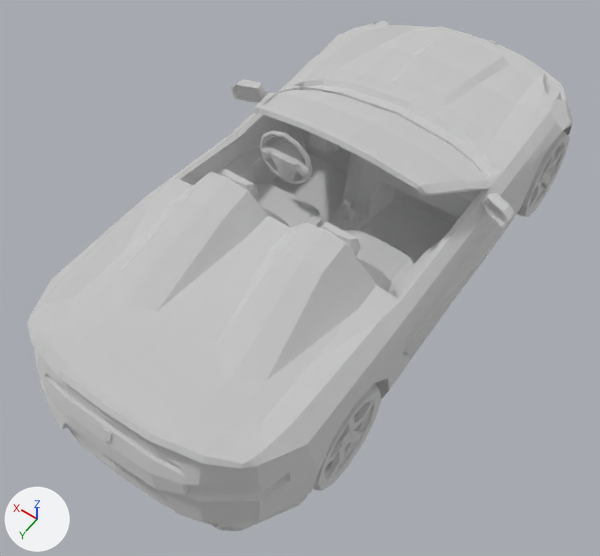
Two versions of the glTF model public/models/cars/synty-convertible.glb, one commit apart.
One viewpoint serves both versions: a camera (50 mm lens) standing at (-2.26, 3.79, 5.32) and looking at (0.0, 0.63, 0.35). The lights are fixed; the arrows at lower left show +X, +Y and +Z. The first picture is the older version. Vertices at exactly the same position are counted once.

In view in the first picture: 'Body', 'FrontRightWheel', 'Glass', 'Interior_Steering', 'RearRightWheel'.
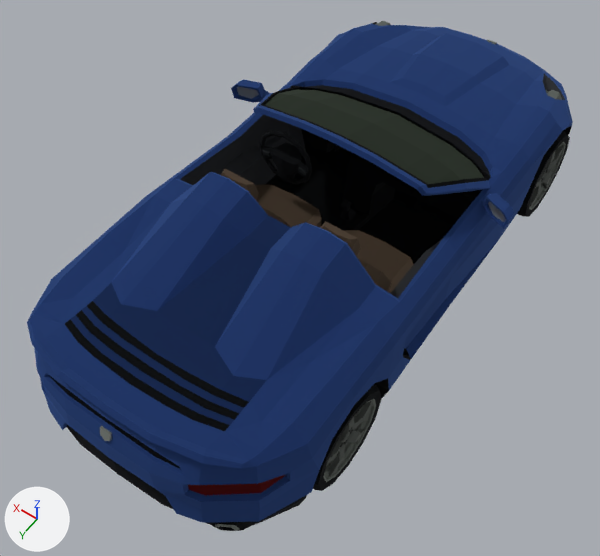
Boxes [x1, y1, x2, y2] around the edits, measured in the pictures (600 x 556 px):
'Body', recoloured (darker): [27, 21, 573, 531] in both
'Glass', recoloured (darker): [265, 90, 484, 184] in both
'RearRightWheel', recoloured (darker): [313, 384, 382, 491] in both
'Interior_Steering', recoloured (darker): [260, 130, 312, 185] in both
'FrontRightWheel', recoloured (darker): [517, 130, 570, 217] in both

Edits to the bpy script that builds the scene:
```text
Change mat_white:
    add n2 = _N.new('ShaderNodeMix'); n2.name = 'Mix'
    add n2.data_type = 'RGBA'
    add n2.blend_type = 'MULTIPLY'
    add n2.inputs[0].default_value = 1.0  # 'Factor'
    add n2.inputs[7].default_value = (0.8, 0.8, 0.8, 1.0)  # 'B', white #e7e7e7
    add n3 = _N.new('ShaderNodeVertexColor'); n3.name = 'Color Attribute'
    where n0 = _N.new('ShaderNodeBsdfPrincipled'); n0.name = 'Principled BSDF'
    add _L.new(n2.outputs[2], n0.inputs[0])  # 'Result' to 'Base Color'
    add _L.new(n3.outputs[0], n2.inputs[6])  # 'Color' to 'A'
Change mat_grey:
    add n2 = _N.new('ShaderNodeMix'); n2.name = 'Mix'
    add n2.data_type = 'RGBA'
    add n2.blend_type = 'MULTIPLY'
    add n2.inputs[0].default_value = 1.0  # 'Factor'
    add n2.inputs[7].default_value = (0.8, 0.8, 0.8, 1.0)  # 'B', white #e7e7e7
    add n3 = _N.new('ShaderNodeVertexColor'); n3.name = 'Color Attribute'
    where n0 = _N.new('ShaderNodeBsdfPrincipled'); n0.name = 'Principled BSDF'
    add _L.new(n2.outputs[2], n0.inputs[0])  # 'Result' to 'Base Color'
    add _L.new(n3.outputs[0], n2.inputs[6])  # 'Color' to 'A'
Change mat_black:
    add n2 = _N.new('ShaderNodeMix'); n2.name = 'Mix'
    add n2.data_type = 'RGBA'
    add n2.blend_type = 'MULTIPLY'
    add n2.inputs[0].default_value = 1.0  # 'Factor'
    add n2.inputs[7].default_value = (0.8, 0.8, 0.8, 1.0)  # 'B', white #e7e7e7
    add n3 = _N.new('ShaderNodeVertexColor'); n3.name = 'Color Attribute'
    where n0 = _N.new('ShaderNodeBsdfPrincipled'); n0.name = 'Principled BSDF'
    add _L.new(n2.outputs[2], n0.inputs[0])  # 'Result' to 'Base Color'
    add _L.new(n3.outputs[0], n2.inputs[6])  # 'Color' to 'A'
Change mat_windows:
    add n2 = _N.new('ShaderNodeMix'); n2.name = 'Mix'
    add n2.data_type = 'RGBA'
    add n2.blend_type = 'MULTIPLY'
    add n2.inputs[0].default_value = 1.0  # 'Factor'
    add n2.inputs[7].default_value = (0.8, 0.8, 0.8, 1.0)  # 'B', white #e7e7e7
    add n3 = _N.new('ShaderNodeVertexColor'); n3.name = 'Color Attribute'
    where n0 = _N.new('ShaderNodeBsdfPrincipled'); n0.name = 'Principled BSDF'
    add _L.new(n2.outputs[2], n0.inputs[0])  # 'Result' to 'Base Color'
    add _L.new(n3.outputs[0], n2.inputs[6])  # 'Color' to 'A'
Change me_body:
    where me_body.from_pydata(...)  # 1681 vertices, 3088 faces; spans x -1.21..1.21, y -2.48..2.63, z 0.06..1.44
    used by ob_body; location = (0.0, 0.0, 0.0)
    me_body part 1: vertex colours changed
```
